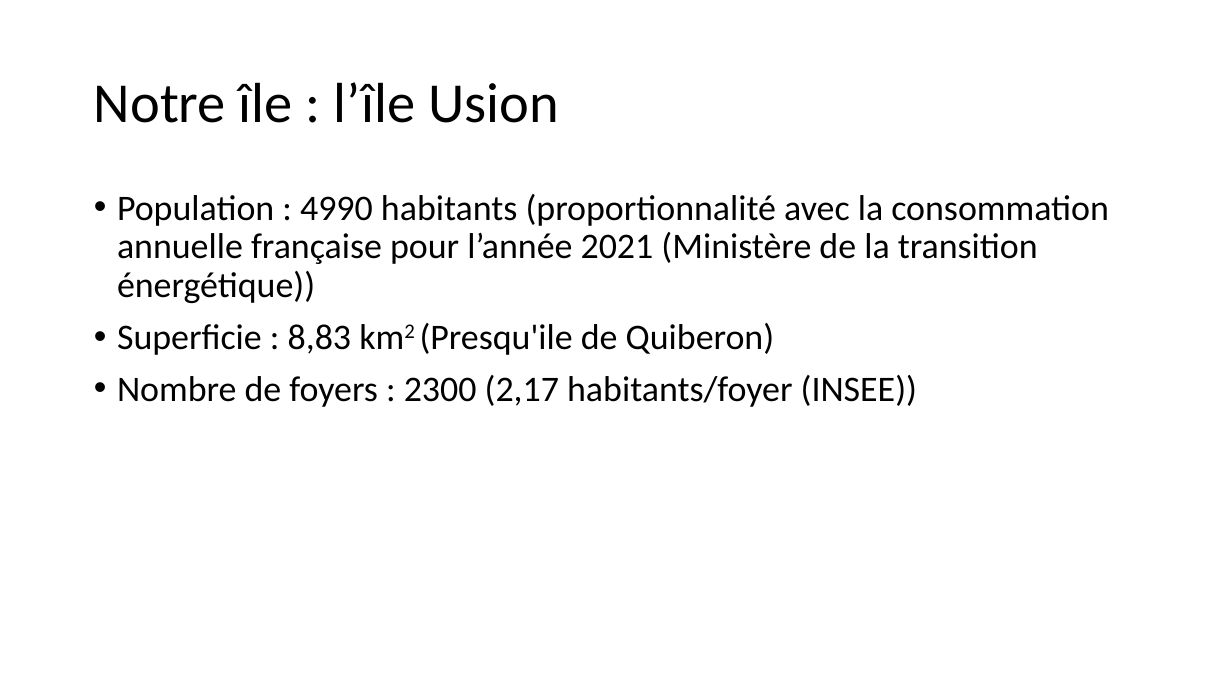
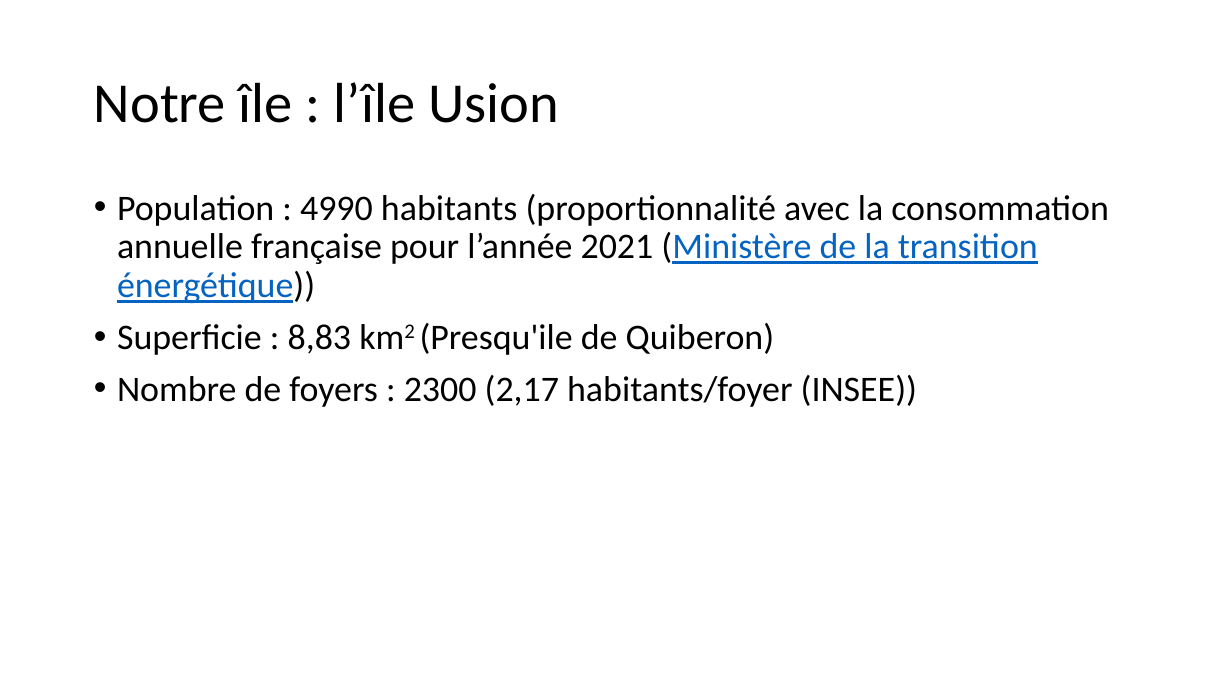
Before and after one commit to cledat/Projet-EA314, a slide deck: slide 16 of rapport.pptx (slide 15 before the commit). Drawn at 1232x693 pixels with LibreOffice and Linux fonts; fonts in the diff are those of the drawing. Boxes give left, top, right and bottom in pixels: in the first picture for what was removed or moved away, otherwise in the second. Text is boxed around its words. In the diff, an @@ line names an element or a change of style, - is before the commit and + after.

```diff
--- a/rapport.pptx
+++ b/rapport.pptx
@@ text at bbox=[117, 194, 1109, 303]: text colour #000000 to #0563C1, underline on in "(Ministère de la transition énergétique))" @@
```
Also in this commit, not shown: 8 other slides changed, 1 slide added.
